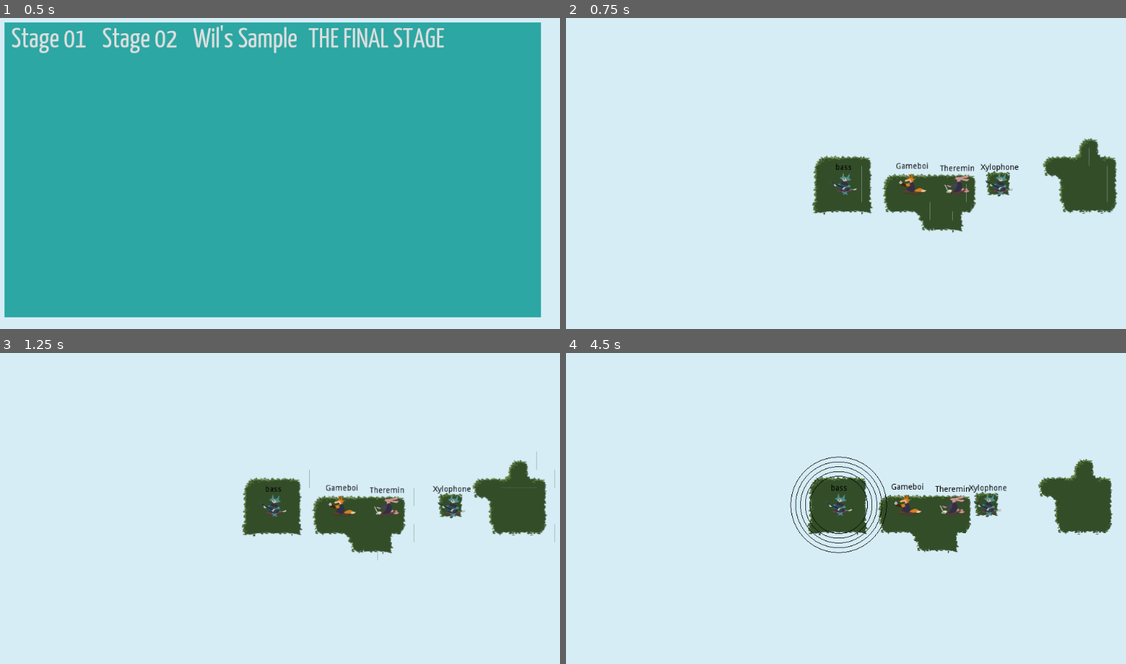
Above: before the commit, frames 1-4 (two rows, left to right).
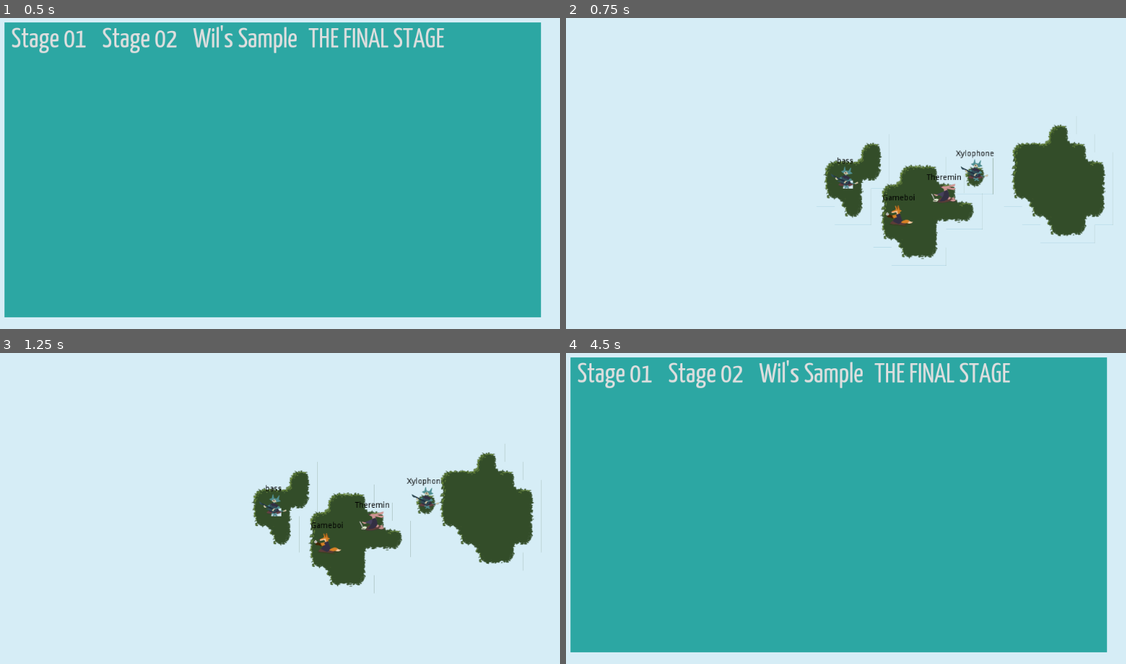
Above: after the commit, the same moments.

Repository: uspgamedev/skyjammers
Game: Godot game, scene res://menus/stage-selector/main.tscn
Same seed, same stepped clock (60 frames per second), same inputs: the game is played once before the commit and once after it. Sound files missing from this copy of the repository are replaced by a short silence.
Inputs:
- Up to frame 1 (0.5 s): no input
- Up to frame 2 (0.75 s): click "Stage 01" at 0.5 s
- Up to frame 3 (1.25 s): no input
- Up to frame 4 (4.5 s): tap Enter (ui_accept) at 1.25, 1.52, 2.27, 3.77 s; hold Space (action_play) 1.28-2.03 s; tap Space (action_play) at 2.1, 3.6 s; hold Space (action_play) 2.78-3.53 s; hold Space (action_play) from 4.28 s (still down)

Frame 1 is identical in both runs. In frame 2, 7.9% of the frame differs, in the area x 43-99%, y 34-80%; in frame 3, 7.9%; in frame 4, 90%, in the area x 0-98%, y 1-97%.

Commit message:
Fix tiles stage 01

Diff:
--- a/game/islands/Tileset.tscn
+++ b/game/islands/Tileset.tscn
@@ -1,17 +1,17 @@
 [gd_scene load_steps=2 format=2]
 
-[ext_resource path="res://islands/grama.png" type="Texture" id=1]
-
-[node name="Node2D" type="Node2D" index="0"]
-
-[node name="upleft" type="Sprite" parent="." index="0"]
-
-texture = ExtResource( 1 )
-vframes = 8
-hframes = 8
-_sections_unfolded = [ "Animation" ]
-
-[node name="up1" type="Sprite" parent="." index="1"]
+[ext_resource path="res://islands/tiles_true.png" type="Texture" id=1]
+
+[node name="Node2D" type="Node2D"]
+
+[node name="01-upleft" type="Sprite" parent="." index="0"]
+
+texture = ExtResource( 1 )
+vframes = 8
+hframes = 8
+_sections_unfolded = [ "Animation" ]
+
+[node name="02-up1" type="Sprite" parent="." index="1"]
 
 position = Vector2( 30, 0 )
 texture = ExtResource( 1 )
@@ -20,7 +20,7 @@
 frame = 1
 _sections_unfolded = [ "Animation" ]
 
-[node name="up2" type="Sprite" parent="." index="2"]
+[node name="03-up2" type="Sprite" parent="." index="2"]
 
 position = Vector2( 60, 0 )
 texture = ExtResource( 1 )
@@ -29,7 +29,7 @@
 frame = 2
 _sections_unfolded = [ "Animation" ]
 
-[node name="upright" type="Sprite" parent="." index="3"]
+[node name="04-upright" type="Sprite" parent="." index="3"]
 
 position = Vector2( 90, 0 )
 texture = ExtResource( 1 )
@@ -38,43 +38,7 @@
 frame = 3
 _sections_unfolded = [ "Animation" ]
 
-[node name="inner_upleft" type="Sprite" parent="." index="4"]
-
-position = Vector2( 120, 0 )
-texture = ExtResource( 1 )
-vframes = 8
-hframes = 8
-frame = 4
-_sections_unfolded = [ "Animation" ]
-
-[node name="inner_up1" type="Sprite" parent="." index="5"]
-
-position = Vector2( 150, 0 )
-texture = ExtResource( 1 )
-vframes = 8
-hframes = 8
-frame = 5
-_sections_unfolded = [ "Animation" ]
-
-[node name="inner_up2" type="Sprite" parent="." index="6"]
-
-position = Vector2( 180, 0 )
-texture = ExtResource( 1 )
-vframes = 8
-hframes = 8
-frame = 6
-_sections_unfolded = [ "Animation" ]
-
-[node name="inner_upright" type="Sprite" parent="." index="7"]
-
-position = Vector2( 210, 0 )
-texture = ExtResource( 1 )
-vframes = 8
-hframes = 8
-frame = 7
-_sections_unfolded = [ "Animation" ]
-
-[node name="left1" type="Sprite" parent="." index="8"]
+[node name="05-left1" type="Sprite" parent="." index="4"]
 
 position = Vector2( 0, 30 )
 texture = ExtResource( 1 )
@@ -83,7 +47,7 @@
 frame = 8
 _sections_unfolded = [ "Animation" ]
 
-[node name="midupleft" type="Sprite" parent="." index="9"]
+[node name="06-midupleft" type="Sprite" parent="." index="5"]
 
 position = Vector2( 30, 30 )
 texture = ExtResource( 1 )
@@ -92,7 +56,7 @@
 frame = 9
 _sections_unfolded = [ "Animation" ]
 
-[node name="midupright" type="Sprite" parent="." index="10"]
+[node name="07-midupright" type="Sprite" parent="." index="6"]
 
 position = Vector2( 60, 30 )
 texture = ExtResource( 1 )
@@ -101,7 +65,7 @@
 frame = 10
 _sections_unfolded = [ "Animation" ]
 
-[node name="right1" type="Sprite" parent="." index="11"]
+[node name="08-right1" type="Sprite" parent="." index="7"]
 
 position = Vector2( 90, 30 )
 texture = ExtResource( 1 )
@@ -110,7 +74,115 @@
 frame = 11
 _sections_unfolded = [ "Animation", "Region" ]
 
-[node name="inner_left1" type="Sprite" parent="." index="12"]
+[node name="09-left2" type="Sprite" parent="." index="8"]
+
+position = Vector2( 0, 60 )
+texture = ExtResource( 1 )
+vframes = 8
+hframes = 8
+frame = 16
+_sections_unfolded = [ "Animation" ]
+
+[node name="10-middownleft" type="Sprite" parent="." index="9"]
+
+position = Vector2( 30, 60 )
+texture = ExtResource( 1 )
+vframes = 8
+hframes = 8
+frame = 17
+_sections_unfolded = [ "Animation" ]
+
+[node name="11-middownright" type="Sprite" parent="." index="10"]
+
+position = Vector2( 60, 60 )
+texture = ExtResource( 1 )
+vframes = 8
+hframes = 8
+frame = 18
+_sections_unfolded = [ "Animation" ]
+
+[node name="12-right2" type="Sprite" parent="." index="11"]
+
+position = Vector2( 90, 60 )
+texture = ExtResource( 1 )
+vframes = 8
+hframes = 8
+frame = 19
+_sections_unfolded = [ "Animation" ]
+
+[node name="13-downleft" type="Sprite" parent="." index="12"]
+
+position = Vector2( 0, 90 )
+texture = ExtResource( 1 )
+vframes = 8
+hframes = 8
+frame = 24
+_sections_unfolded = [ "Animation" ]
+
+[node name="14-down1" type="Sprite" parent="." index="13"]
+
+position = Vector2( 30, 90 )
+texture = ExtResource( 1 )
+vframes = 8
+hframes = 8
+frame = 25
+_sections_unfolded = [ "Animation" ]
+
+[node name="15-down2" type="Sprite" parent="." index="14"]
+
+position = Vector2( 60, 90 )
+texture = ExtResource( 1 )
+vframes = 8
+hframes = 8
+frame = 26
+_sections_unfolded = [ "Animation" ]
+
+[node name="16-downright" type="Sprite" parent="." index="15"]
+
+position = Vector2( 90, 90 )
+texture = ExtResource( 1 )
+vframes = 8
+hframes = 8
+frame = 27
+_sections_unfolded = [ "Animation" ]
+
+[node name="17-inner_upleft" type="Sprite" parent="." index="16"]
+
+position = Vector2( 120, 0 )
+texture = ExtResource( 1 )
+vframes = 8
+hframes = 8
+frame = 4
+_sections_unfolded = [ "Animation" ]
+
+[node name="18-inner_up1" type="Sprite" parent="." index="17"]
+
+position = Vector2( 150, 0 )
+texture = ExtResource( 1 )
+vframes = 8
+hframes = 8
+frame = 5
+_sections_unfolded = [ "Animation" ]
+
+[node name="19-inner_up2" type="Sprite" parent="." index="18"]
+
+position = Vector2( 180, 0 )
+texture = ExtResource( 1 )
+vframes = 8
+hframes = 8
+frame = 6
+_sections_unfolded = [ "Animation" ]
+
+[node name="20-inner_upright" type="Sprite" parent="." index="19"]
+
+position = Vector2( 210, 0 )
+texture = ExtResource( 1 )
+vframes = 8
+hframes = 8
+frame = 7
+_sections_unfolded = [ "Animation" ]
+
+[node name="21-inner_left1" type="Sprite" parent="." index="20"]
 
 position = Vector2( 120, 30 )
 texture = ExtResource( 1 )
@@ -119,7 +191,7 @@
 frame = 12
 _sections_unfolded = [ "Animation" ]
 
-[node name="inner_midupright" type="Sprite" parent="." index="13"]
+[node name="22-unused" type="Sprite" parent="." index="21"]
 
 position = Vector2( 150, 30 )
 texture = ExtResource( 1 )
@@ -128,7 +200,7 @@
 frame = 13
 _sections_unfolded = [ "Animation" ]
 
-[node name="inner_midupleft" type="Sprite" parent="." index="14"]
+[node name="23-unused" type="Sprite" parent="." index="22"]
 
 position = Vector2( 180, 30 )
 texture = ExtResource( 1 )
@@ -137,7 +209,7 @@
 frame = 14
 _sections_unfolded = [ "Animation" ]
 
-[node name="inner_right1" type="Sprite" parent="." index="15"]
+[node name="24-inner_right1" type="Sprite" parent="." index="23"]
 
 position = Vector2( 210, 30 )
 texture = ExtResource( 1 )
@@ -146,43 +218,7 @@
 frame = 15
 _sections_unfolded = [ "Animation" ]
 
-[node name="left2" type="Sprite" parent="." index="16"]
-
-position = Vector2( 0, 60 )
-texture = ExtResource( 1 )
-vframes = 8
-hframes = 8
-frame = 16
-_sections_unfolded = [ "Animation" ]
-
-[node name="middownleft" type="Sprite" parent="." index="17"]
-
-position = Vector2( 30, 60 )
-texture = ExtResource( 1 )
-vframes = 8
-hframes = 8
-frame = 17
-_sections_unfolded = [ "Animation" ]
-
-[node name="middownright" type="Sprite" parent="." index="18"]
-
-position = Vector2( 60, 60 )
-texture = ExtResource( 1 )
-vframes = 8
-hframes = 8
-frame = 18
-_sections_unfolded = [ "Animation" ]
-
-[node name="right2" type="Sprite" parent="." index="19"]
-
-position = Vector2( 90, 60 )
-texture = ExtResource( 1 )
-vframes = 8
-hframes = 8
-frame = 19
-_sections_unfolded = [ "Animation" ]
-
-[node name="inner_left2" type="Sprite" parent="." index="20"]
+[node name="25-inner_left2" type="Sprite" parent="." index="24"]
 
 position = Vector2( 120, 60 )
 texture = ExtResource( 1 )
@@ -191,25 +227,25 @@
 frame = 20
 _sections_unfolded = [ "Animation" ]
 
-[node name="inner_middownleft" type="Sprite" parent="." index="21"]
-
-position = Vector2( 150, 60 )
-texture = ExtResource( 1 )
-vframes = 8
-hframes = 8
-frame = 21
-_sections_unfolded = [ "Animation" ]
-
-[node name="inner_middownright" type="Sprite" parent="." index="22"]
-
-position = Vector2( 180, 60 )
-texture = ExtResource( 1 )
-vframes = 8
-hframes = 8
-frame = 22
-_sections_unfolded = [ "Animation" ]
-
-[node name="inner_right2" type="Sprite" parent="." index="23"]
+[node name="26-unused2" type="Sprite" parent="." index="25"]
+
+position = Vector2( 150, 30 )
+texture = ExtResource( 1 )
+vframes = 8
+hframes = 8
+frame = 13
+_sections_unfolded = [ "Animation" ]
+
+[node name="27-unused" type="Sprite" parent="." index="26"]
+
+position = Vector2( 150, 30 )
+texture = ExtResource( 1 )
+vframes = 8
+hframes = 8
+frame = 13
+_sections_unfolded = [ "Animation" ]
+
+[node name="28-inner_right2" type="Sprite" parent="." index="27"]
 
 position = Vector2( 210, 60 )
 texture = ExtResource( 1 )
@@ -218,43 +254,7 @@
 frame = 23
 _sections_unfolded = [ "Animation" ]
 
-[node name="downleft" type="Sprite" parent="." index="24"]
-
-position = Vector2( 0, 90 )
-texture = ExtResource( 1 )
-vframes = 8
-hframes = 8
-frame = 24
-_sections_unfolded = [ "Animation" ]
-
-[node name="down1" type="Sprite" parent="." index="25"]
-
-position = Vector2( 30, 90 )
-texture = ExtResource( 1 )
-vframes = 8
-hframes = 8
-frame = 25
-_sections_unfolded = [ "Animation" ]
-
-[node name="down2" type="Sprite" parent="." index="26"]
-
-position = Vector2( 60, 90 )
-texture = ExtResource( 1 )
-vframes = 8
-hframes = 8
-frame = 26
-_sections_unfolded = [ "Animation" ]
-
-[node name="downright" type="Sprite" parent="." index="27"]
-
-position = Vector2( 90, 90 )
-texture = ExtResource( 1 )
-vframes = 8
-hframes = 8
-frame = 27
-_sections_unfolded = [ "Animation" ]
-
-[node name="inner_downleft" type="Sprite" parent="." index="28"]
+[node name="29-inner_downleft" type="Sprite" parent="." index="28"]
 
 position = Vector2( 120, 90 )
 texture = ExtResource( 1 )
@@ -263,7 +263,7 @@
 frame = 28
 _sections_unfolded = [ "Animation" ]
 
-[node name="inner_down1" type="Sprite" parent="." index="29"]
+[node name="30-inner_down1" type="Sprite" parent="." index="29"]
 
 position = Vector2( 150, 90 )
 texture = ExtResource( 1 )
@@ -272,7 +272,7 @@
 frame = 29
 _sections_unfolded = [ "Animation" ]
 
-[node name="inner_down2" type="Sprite" parent="." index="30"]
+[node name="31-inner_down2" type="Sprite" parent="." index="30"]
 
 position = Vector2( 180, 90 )
 texture = ExtResource( 1 )
@@ -281,7 +281,7 @@
 frame = 30
 _sections_unfolded = [ "Animation" ]
 
-[node name="inner_downright" type="Sprite" parent="." index="31"]
+[node name="32-inner_downright" type="Sprite" parent="." index="31"]
 
 position = Vector2( 210, 90 )
 texture = ExtResource( 1 )
--- a/game/islands/tileset.tres
+++ b/game/islands/tileset.tres
@@ -1,10 +1,10 @@
 [gd_resource type="TileSet" load_steps=2 format=2]
 
-[ext_resource path="res://islands/grama.png" type="Texture" id=1]
+[ext_resource path="res://islands/tiles_true.png" type="Texture" id=1]
 
 [resource]
 
-0/name = "upleft"
+0/name = "01-upleft"
 0/texture = ExtResource( 1 )
 0/tex_offset = Vector2( 0, 0 )
 0/modulate = Color( 1, 1, 1, 1 )
@@ -13,7 +13,7 @@
 0/occluder_offset = Vector2( 16, 16 )
 0/navigation_offset = Vector2( 16, 16 )
 0/shapes = [  ]
-1/name = "up1"
+1/name = "02-up1"
 1/texture = ExtResource( 1 )
 1/tex_offset = Vector2( 0, 0 )
 1/modulate = Color( 1, 1, 1, 1 )
@@ -22,7 +22,7 @@
 1/occluder_offset = Vector2( 16, 16 )
 1/navigation_offset = Vector2( 16, 16 )
 1/shapes = [  ]
-2/name = "up2"
+2/name = "03-up2"
 2/texture = ExtResource( 1 )
 2/tex_offset = Vector2( 0, 0 )
 2/modulate = Color( 1, 1, 1, 1 )
@@ -31,7 +31,7 @@
 2/occluder_offset = Vector2( 16, 16 )
 2/navigation_offset = Vector2( 16, 16 )
 2/shapes = [  ]
-3/name = "upright"
+3/name = "04-upright"
 3/texture = ExtResource( 1 )
 3/tex_offset = Vector2( 0, 0 )
 3/modulate = Color( 1, 1, 1, 1 )
@@ -40,223 +40,223 @@
 3/occluder_offset = Vector2( 16, 16 )
 3/navigation_offset = Vector2( 16, 16 )
 3/shapes = [  ]
-4/name = "inner_upleft"
+4/name = "05-left1"
 4/texture = ExtResource( 1 )
 4/tex_offset = Vector2( 0, 0 )
 4/modulate = Color( 1, 1, 1, 1 )
-4/region = Rect2( 128, 0, 32, 32 )
+4/region = Rect2( 0, 32, 32, 32 )
 4/is_autotile = false
 4/occluder_offset = Vector2( 16, 16 )
 4/navigation_offset = Vector2( 16, 16 )
 4/shapes = [  ]
-5/name = "inner_up1"
+5/name = "06-midupleft"
 5/texture = ExtResource( 1 )
 5/tex_offset = Vector2( 0, 0 )
 5/modulate = Color( 1, 1, 1, 1 )
-5/region = Rect2( 160, 0, 32, 32 )
+5/region = Rect2( 32, 32, 32, 32 )
 5/is_autotile = false
 5/occluder_offset = Vector2( 16, 16 )
 5/navigation_offset = Vector2( 16, 16 )
 5/shapes = [  ]
-6/name = "inner_up2"
+6/name = "07-midupright"
 6/texture = ExtResource( 1 )
 6/tex_offset = Vector2( 0, 0 )
 6/modulate = Color( 1, 1, 1, 1 )
-6/region = Rect2( 192, 0, 32, 32 )
+6/region = Rect2( 64, 32, 32, 32 )
 6/is_autotile = false
 6/occluder_offset = Vector2( 16, 16 )
 6/navigation_offset = Vector2( 16, 16 )
 6/shapes = [  ]
-7/name = "inner_upright"
+7/name = "08-right1"
 7/texture = ExtResource( 1 )
 7/tex_offset = Vector2( 0, 0 )
 7/modulate = Color( 1, 1, 1, 1 )
-7/region = Rect2( 224, 0, 32, 32 )
+7/region = Rect2( 96, 32, 32, 32 )
 7/is_autotile = false
 7/occluder_offset = Vector2( 16, 16 )
 7/navigation_offset = Vector2( 16, 16 )
 7/shapes = [  ]
-8/name = "left1"
+8/name = "09-left2"
 8/texture = ExtResource( 1 )
 8/tex_offset = Vector2( 0, 0 )
 8/modulate = Color( 1, 1, 1, 1 )
-8/region = Rect2( 0, 32, 32, 32 )
+8/region = Rect2( 0, 64, 32, 32 )
 8/is_autotile = false
 8/occluder_offset = Vector2( 16, 16 )
 8/navigation_offset = Vector2( 16, 16 )
 8/shapes = [  ]
-9/name = "midupleft"
+9/name = "10-middownleft"
 9/texture = ExtResource( 1 )
 9/tex_offset = Vector2( 0, 0 )
 9/modulate = Color( 1, 1, 1, 1 )
-9/region = Rect2( 32, 32, 32, 32 )
+9/region = Rect2( 32, 64, 32, 32 )
 9/is_autotile = false
 9/occluder_offset = Vector2( 16, 16 )
 9/navigation_offset = Vector2( 16, 16 )
 9/shapes = [  ]
-10/name = "midupright"
+10/name = "11-middownright"
 10/texture = ExtResource( 1 )
 10/tex_offset = Vector2( 0, 0 )
 10/modulate = Color( 1, 1, 1, 1 )
-10/region = Rect2( 64, 32, 32, 32 )
+10/region = Rect2( 64, 64, 32, 32 )
 10/is_autotile = false
 10/occluder_offset = Vector2( 16, 16 )
 10/navigation_offset = Vector2( 16, 16 )
 10/shapes = [  ]
-11/name = "right1"
+11/name = "12-right2"
 11/texture = ExtResource( 1 )
 11/tex_offset = Vector2( 0, 0 )
 11/modulate = Color( 1, 1, 1, 1 )
-11/region = Rect2( 96, 32, 32, 32 )
+11/region = Rect2( 96, 64, 32, 32 )
 11/is_autotile = false
 11/occluder_offset = Vector2( 16, 16 )
 11/navigation_offset = Vector2( 16, 16 )
 11/shapes = [  ]
-12/name = "inner_left1"
+12/name = "13-downleft"
 12/texture = ExtResource( 1 )
 12/tex_offset = Vector2( 0, 0 )
 12/modulate = Color( 1, 1, 1, 1 )
-12/region = Rect2( 128, 32, 32, 32 )
+12/region = Rect2( 0, 96, 32, 32 )
 12/is_autotile = false
 12/occluder_offset = Vector2( 16, 16 )
 12/navigation_offset = Vector2( 16, 16 )
 12/shapes = [  ]
-13/name = "inner_midupright"
+13/name = "14-down1"
 13/texture = ExtResource( 1 )
 13/tex_offset = Vector2( 0, 0 )
 13/modulate = Color( 1, 1, 1, 1 )
-13/region = Rect2( 160, 32, 32, 32 )
+13/region = Rect2( 32, 96, 32, 32 )
 13/is_autotile = false
 13/occluder_offset = Vector2( 16, 16 )
 13/navigation_offset = Vector2( 16, 16 )
 13/shapes = [  ]
-14/name = "inner_midupleft"
+14/name = "15-down2"
 14/texture = ExtResource( 1 )
 14/tex_offset = Vector2( 0, 0 )
 14/modulate = Color( 1, 1, 1, 1 )
-14/region = Rect2( 192, 32, 32, 32 )
+14/region = Rect2( 64, 96, 32, 32 )
 14/is_autotile = false
 14/occluder_offset = Vector2( 16, 16 )
 14/navigation_offset = Vector2( 16, 16 )
 14/shapes = [  ]
-15/name = "inner_right1"
+15/name = "16-downright"
 15/texture = ExtResource( 1 )
 15/tex_offset = Vector2( 0, 0 )
 15/modulate = Color( 1, 1, 1, 1 )
-15/region = Rect2( 224, 32, 32, 32 )
+15/region = Rect2( 96, 96, 32, 32 )
 15/is_autotile = false
 15/occluder_offset = Vector2( 16, 16 )
 15/navigation_offset = Vector2( 16, 16 )
 15/shapes = [  ]
-16/name = "left2"
+16/name = "17-inner_upleft"
 16/texture = ExtResource( 1 )
 16/tex_offset = Vector2( 0, 0 )
 16/modulate = Color( 1, 1, 1, 1 )
-16/region = Rect2( 0, 64, 32, 32 )
+16/region = Rect2( 128, 0, 32, 32 )
 16/is_autotile = false
 16/occluder_offset = Vector2( 16, 16 )
 16/navigation_offset = Vector2( 16, 16 )
 16/shapes = [  ]
-17/name = "middownleft"
+17/name = "18-inner_up1"
 17/texture = ExtResource( 1 )
 17/tex_offset = Vector2( 0, 0 )
 17/modulate = Color( 1, 1, 1, 1 )
-17/region = Rect2( 32, 64, 32, 32 )
+17/region = Rect2( 160, 0, 32, 32 )
 17/is_autotile = false
 17/occluder_offset = Vector2( 16, 16 )
 17/navigation_offset = Vector2( 16, 16 )
 17/shapes = [  ]
-18/name = "middownright"
+18/name = "19-inner_up2"
 18/texture = ExtResource( 1 )
 18/tex_offset = Vector2( 0, 0 )
 18/modulate = Color( 1, 1, 1, 1 )
-18/region = Rect2( 64, 64, 32, 32 )
+18/region = Rect2( 192, 0, 32, 32 )
 18/is_autotile = false
 18/occluder_offset = Vector2( 16, 16 )
 18/navigation_offset = Vector2( 16, 16 )
 18/shapes = [  ]
-19/name = "right2"
+19/name = "20-inner_upright"
 19/texture = ExtResource( 1 )
 19/tex_offset = Vector2( 0, 0 )
 19/modulate = Color( 1, 1, 1, 1 )
-19/region = Rect2( 96, 64, 32, 32 )
+19/region = Rect2( 224, 0, 32, 32 )
 19/is_autotile = false
 19/occluder_offset = Vector2( 16, 16 )
 19/navigation_offset = Vector2( 16, 16 )
 19/shapes = [  ]
-20/name = "inner_left2"
+20/name = "21-inner_left1"
 20/texture = ExtResource( 1 )
 20/tex_offset = Vector2( 0, 0 )
 20/modulate = Color( 1, 1, 1, 1 )
-20/region = Rect2( 128, 64, 32, 32 )
+20/region = Rect2( 128, 32, 32, 32 )
 20/is_autotile = false
 20/occluder_offset = Vector2( 16, 16 )
 20/navigation_offset = Vector2( 16, 16 )
 20/shapes = [  ]
-21/name = "inner_middownleft"
+21/name = "22-unused"
 21/texture = ExtResource( 1 )
 21/tex_offset = Vector2( 0, 0 )
 21/modulate = Color( 1, 1, 1, 1 )
-21/region = Rect2( 160, 64, 32, 32 )
+21/region = Rect2( 160, 32, 32, 32 )
 21/is_autotile = false
 21/occluder_offset = Vector2( 16, 16 )
 21/navigation_offset = Vector2( 16, 16 )
 21/shapes = [  ]
-22/name = "inner_middownright"
+22/name = "23-unused"
 22/texture = ExtResource( 1 )
 22/tex_offset = Vector2( 0, 0 )
 22/modulate = Color( 1, 1, 1, 1 )
-22/region = Rect2( 192, 64, 32, 32 )
+22/region = Rect2( 192, 32, 32, 32 )
 22/is_autotile = false
 22/occluder_offset = Vector2( 16, 16 )
 22/navigation_offset = Vector2( 16, 16 )
 22/shapes = [  ]
-23/name = "inner_right2"
+23/name = "24-inner_right1"
 23/texture = ExtResource( 1 )
 23/tex_offset = Vector2( 0, 0 )
 23/modulate = Color( 1, 1, 1, 1 )
-23/region = Rect2( 224, 64, 32, 32 )
+23/region = Rect2( 224, 32, 32, 32 )
 23/is_autotile = false
 23/occluder_offset = Vector2( 16, 16 )
 23/navigation_offset = Vector2( 16, 16 )
 23/shapes = [  ]
-24/name = "downleft"
+24/name = "25-inner_left2"
 24/texture = ExtResource( 1 )
 24/tex_offset = Vector2( 0, 0 )
 24/modulate = Color( 1, 1, 1, 1 )
-24/region = Rect2( 0, 96, 32, 32 )
+24/region = Rect2( 128, 64, 32, 32 )
 24/is_autotile = false
 24/occluder_offset = Vector2( 16, 16 )
 24/navigation_offset = Vector2( 16, 16 )
 24/shapes = [  ]
-25/name = "down1"
+25/name = "26-unused2"
 25/texture = ExtResource( 1 )
 25/tex_offset = Vector2( 0, 0 )
 25/modulate = Color( 1, 1, 1, 1 )
-25/region = Rect2( 32, 96, 32, 32 )
+25/region = Rect2( 160, 32, 32, 32 )
 25/is_autotile = false
 25/occluder_offset = Vector2( 16, 16 )
 25/navigation_offset = Vector2( 16, 16 )
 25/shapes = [  ]
-26/name = "down2"
+26/name = "27-unused"
 26/texture = ExtResource( 1 )
 26/tex_offset = Vector2( 0, 0 )
 26/modulate = Color( 1, 1, 1, 1 )
-26/region = Rect2( 64, 96, 32, 32 )
+26/region = Rect2( 160, 32, 32, 32 )
 26/is_autotile = false
 26/occluder_offset = Vector2( 16, 16 )
 26/navigation_offset = Vector2( 16, 16 )
 26/shapes = [  ]
-27/name = "downright"
+27/name = "28-inner_right2"
 27/texture = ExtResource( 1 )
 27/tex_offset = Vector2( 0, 0 )
 27/modulate = Color( 1, 1, 1, 1 )
-27/region = Rect2( 96, 96, 32, 32 )
+27/region = Rect2( 224, 64, 32, 32 )
 27/is_autotile = false
 27/occluder_offset = Vector2( 16, 16 )
 27/navigation_offset = Vector2( 16, 16 )
 27/shapes = [  ]
-28/name = "inner_downleft"
+28/name = "29-inner_downleft"
 28/texture = ExtResource( 1 )
 28/tex_offset = Vector2( 0, 0 )
 28/modulate = Color( 1, 1, 1, 1 )
@@ -265,7 +265,7 @@
 28/occluder_offset = Vector2( 16, 16 )
 28/navigation_offset = Vector2( 16, 16 )
 28/shapes = [  ]
-29/name = "inner_down1"
+29/name = "30-inner_down1"
 29/texture = ExtResource( 1 )
 29/tex_offset = Vector2( 0, 0 )
 29/modulate = Color( 1, 1, 1, 1 )
@@ -274,7 +274,7 @@
 29/occluder_offset = Vector2( 16, 16 )
 29/navigation_offset = Vector2( 16, 16 )
 29/shapes = [  ]
-30/name = "inner_down2"
+30/name = "31-inner_down2"
 30/texture = ExtResource( 1 )
 30/tex_offset = Vector2( 0, 0 )
 30/modulate = Color( 1, 1, 1, 1 )
@@ -283,7 +283,7 @@
 30/occluder_offset = Vector2( 16, 16 )
 30/navigation_offset = Vector2( 16, 16 )
 30/shapes = [  ]
-31/name = "inner_downright"
+31/name = "32-inner_downright"
 31/texture = ExtResource( 1 )
 31/tex_offset = Vector2( 0, 0 )
 31/modulate = Color( 1, 1, 1, 1 )
--- a/game/stages/first_stage_take1.tscn
+++ b/game/stages/first_stage_take1.tscn
@@ -34,6 +34,7 @@
 
 [node name="Path2D" parent="Instruments" index="0" instance=ExtResource( 3 )]
 
+position = Vector2( -40, -30 )
 curve = SubResource( 1 )
 
 [node name="PathFollow2D" parent="Instruments/Path2D" index="0"]
@@ -42,32 +43,38 @@
 
 [node name="Island" parent="Instruments/Path2D/PathFollow2D" index="0" instance=ExtResource( 4 )]
 
-tile_data = PoolIntArray( -1, 13, 0, -65536, 14, 0, 65535, 21, 0, 0, 22, 0 )
+tile_data = PoolIntArray( -1, 0, 0, -65536, 3, 0, 65535, 12, 0, 0, 15, 0 )
 
 [node name="Xylophone" parent="Instruments/Path2D/PathFollow2D/Island" index="0" instance=ExtResource( 5 )]
 
+position = Vector2( 0, -10 )
+
 [node name="Island" parent="Instruments" index="1" instance=ExtResource( 4 )]
 
-position = Vector2( 20, 60 )
-tile_data = PoolIntArray( -65538, 0, 0, -65537, 1, 0, -131072, 2, 0, -131071, 3, 0, -2, 15, 0, -1, 18, 0, -65536, 18, 0, -65535, 20, 0, 65534, 23, 0, 65535, 18, 0, 0, 18, 0, 1, 12, 0, 131070, 21, 0, 131071, 5, 0, 65536, 6, 0, 65537, 22, 0, 65541, 17, 0, 65542, 4, 0, 131077, 6, 0, 131078, 22, 0 )
+position = Vector2( 40, 20 )
+tile_data = PoolIntArray( -131072, 0, 0, -131071, 3, 0, -2, 0, 0, -1, 1, 0, -65536, 31, 0, -65535, 7, 0, 65534, 8, 0, 65535, 16, 0, 0, 16, 0, 1, 15, 0, 131070, 12, 0, 131071, 19, 0, 65536, 11, 0, 196607, 12, 0, 131072, 15, 0 )
 
 [node name="Bass" parent="Instruments/Island" index="0" instance=ExtResource( 6 )]
+
+position = Vector2( -14, 13 )
 
 [node name="Island2" parent="Instruments" index="2" instance=ExtResource( 4 )]
 
 position = Vector2( 140, 60 )
-tile_data = PoolIntArray( -2, 0, 0, -1, 1, 0, -65536, 1, 0, -65535, 2, 0, -65534, 2, 0, -65533, 3, 0, 65534, 16, 0, 65535, 10, 0, 0, 10, 0, 1, 10, 0, 2, 10, 0, 3, 12, 0, 131070, 24, 0, 131071, 6, 0, 65536, 7, 0, 65537, 4, 0, 65538, 6, 0, 65539, 27, 0, 131072, 24, 0, 131073, 27, 0 )
+tile_data = PoolIntArray( -65537, 0, 0, -131072, 1, 0, -131071, 3, 0, -2, 0, 0, -1, 31, 0, -65536, 6, 0, -65535, 28, 0, -65534, 3, 0, 65534, 4, 0, 65535, 10, 0, 0, 10, 0, 1, 10, 0, 2, 28, 0, 3, 3, 0, 131070, 8, 0, 131071, 6, 0, 65536, 6, 0, 65537, 16, 0, 65538, 14, 0, 65539, 15, 0, 196606, 12, 0, 196607, 19, 0, 131072, 6, 0, 131073, 20, 0, 262143, 12, 0, 196608, 14, 0, 196609, 15, 0 )
 
 [node name="Gameboy" parent="Instruments/Island2" index="0" instance=ExtResource( 7 )]
 
+position = Vector2( -20, 40 )
+
 [node name="Theremin" parent="Instruments/Island2" index="1" instance=ExtResource( 8 )]
 
-position = Vector2( 80, 0 )
+position = Vector2( 60, 0 )
 
 [node name="Island3" parent="Instruments" index="3" instance=ExtResource( 4 )]
 
-position = Vector2( 420, 60 )
-tile_data = PoolIntArray( -196608, 0, 0, -196607, 3, 0, -65538, 0, 0, -65537, 2, 0, -131072, 31, 0, -131071, 28, 0, -131070, 3, 0, -2, 24, 0, -1, 7, 0, -65536, 10, 0, -65535, 10, 0, -65534, 12, 0, 65535, 23, 0, 0, 10, 0, 1, 10, 0, 2, 20, 0, 131071, 24, 0, 65536, 26, 0, 65537, 26, 0, 65538, 27, 0 )
+position = Vector2( 370, 20 )
+tile_data = PoolIntArray( -196608, 0, 0, -196607, 3, 0, -65538, 0, 0, -65537, 2, 0, -131072, 31, 0, -131071, 28, 0, -131070, 3, 0, -2, 4, 0, -1, 10, 0, -65536, 10, 0, -65535, 10, 0, -65534, 28, 0, -65533, 3, 0, 65534, 8, 0, 65535, 10, 0, 0, 10, 0, 1, 10, 0, 2, 10, 0, 3, 7, 0, 131070, 12, 0, 131071, 19, 0, 65536, 10, 0, 65537, 10, 0, 65538, 10, 0, 65539, 11, 0, 196607, 12, 0, 131072, 19, 0, 131073, 10, 0, 131074, 16, 0, 131075, 15, 0, 196608, 12, 0, 196609, 13, 0, 196610, 15, 0 )
 
 [node name="Goal" parent="Instruments/Island3" index="0" instance=ExtResource( 9 )]
 
Binary file added: game/islands/tiles_true.png
Not shown, added: game/islands/tiles_true.png.import
